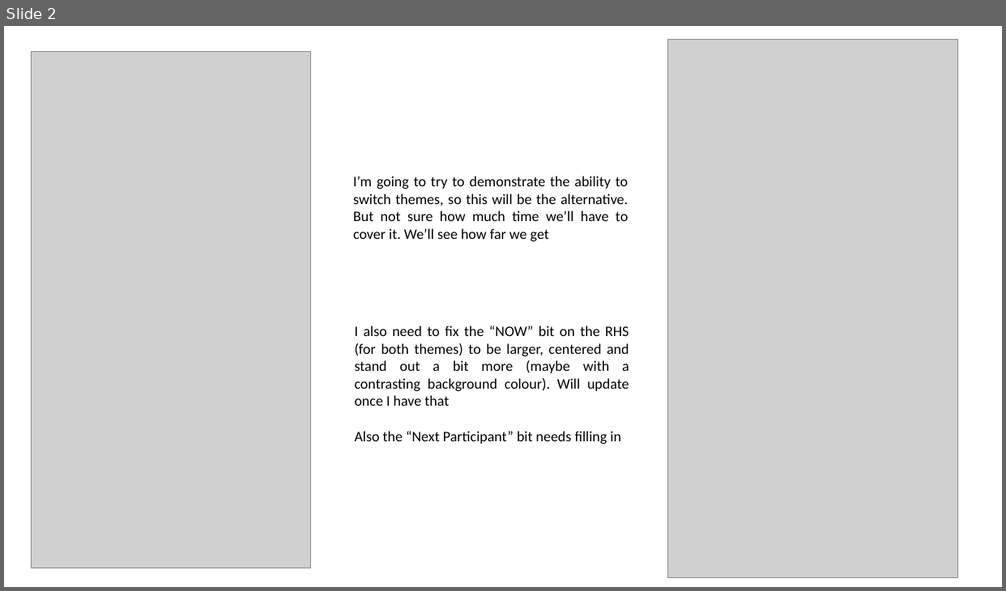
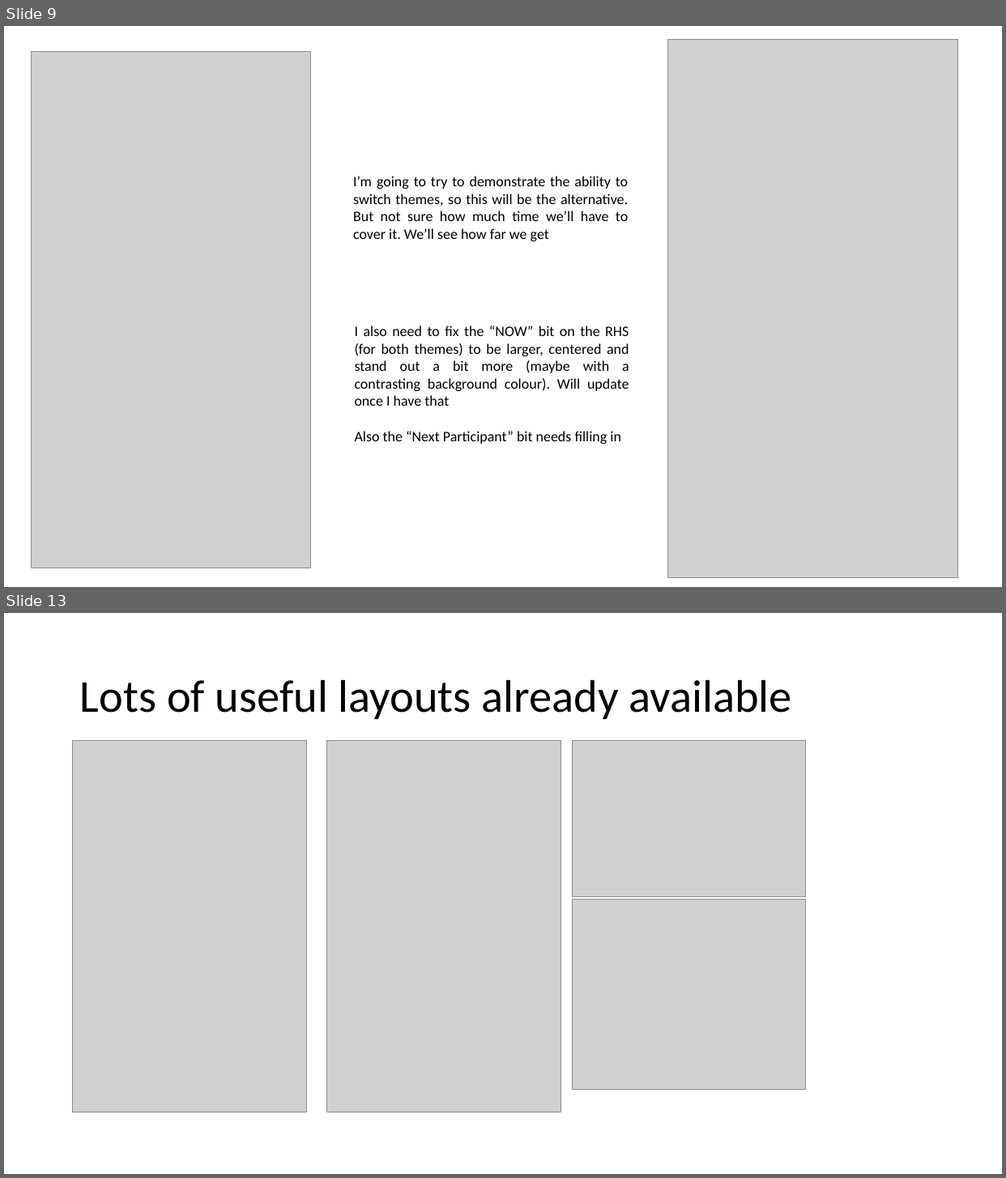
Before and after one commit to davefielding/stand-original, a slide deck: design/basic-design.pptx. Shown one above the other, each under a label of ours: slide 2 before the commit, slides 9 and 13 after it; the slides between them are not shown. The pictures are 1006x591 and 1006x1178 pixels, drawn with LibreOffice and Linux fonts; fonts in the diff are those of the drawing; grey boxes stand for pictures. Boxes give left, top, right and bottom in pixels: in the first picture for what was removed or moved away, otherwise in the second. Text is boxed around its words. In the diff, an @@ line names an element or a change of style, - is before the commit and + after.

```diff
--- a/design/basic-design.pptx
+++ b/design/basic-design.pptx
@@ slide 13 added at (x1=4, y1=613, x2=1002, y2=1174), background #FFFFFF @@
@@ title added at (x1=80, y1=679, x2=792, y2=719), 44 pt, text #000000 @@
+Lots of useful layouts already available
@@ picture added at (x1=73, y1=741, x2=306, y2=1113) @@
@@ picture added at (x1=326, y1=741, x2=560, y2=1113) @@
@@ picture added at (x1=572, y1=741, x2=806, y2=897) @@
@@ picture added at (x1=572, y1=900, x2=806, y2=1090) @@
@@ what was slide 2 is now slide 9 @@
```
Also in this commit, not shown: 12 other slides added.
